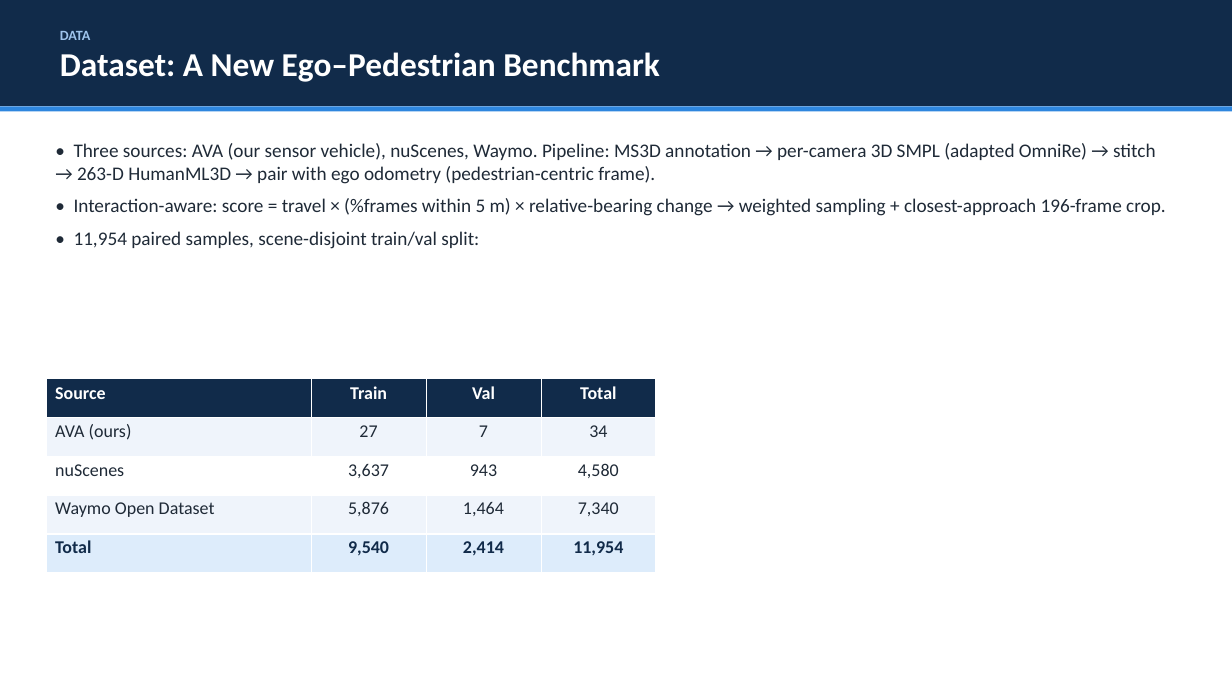
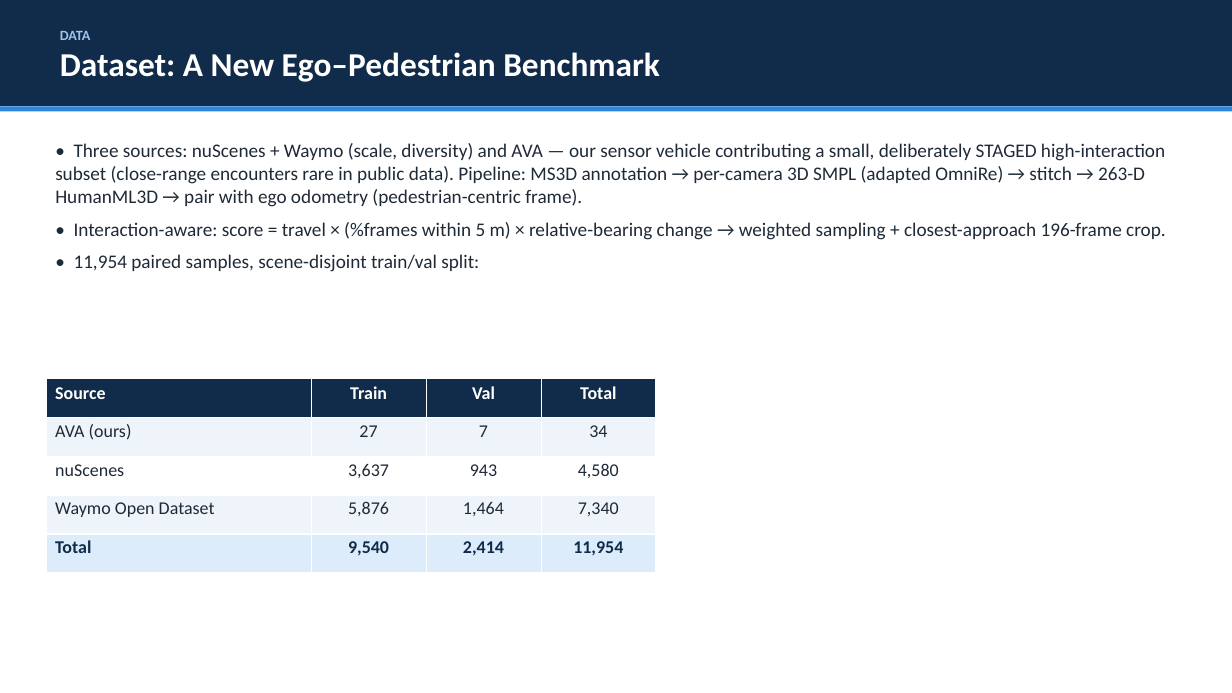
Before and after one commit to ers1804/motion-latent-diffusion, a slide deck: slide 5 of research/to_human/EgoPed_professor_deck.pptx. Drawn at 1232x693 pixels with LibreOffice and Linux fonts; fonts in the diff are those of the drawing. Boxes give left, top, right and bottom in pixels: in the first picture for what was removed or moved away, otherwise in the second. Text is boxed around its words. In the diff, an @@ line names an element or a change of style, - is before the commit and + after.

Commit message:
research(paper): apply signed-off AVA framing — staged high-interaction subset
User signed off the framing. Abstract: 'a small set of staged, highly
interactive encounters recorded with our sensor-equipped research vehicle
(AVA)'. §4.1 opening: two complementary sources — public datasets for
scale/diversity, AVA for close-range staged encounters rare in public data.
Deck dataset slide updated to match. Compiles clean.

```diff
--- a/research/to_human/EgoPed_professor_deck.pptx
+++ b/research/to_human/EgoPed_professor_deck.pptx
@@ text at [55,143,1165,207]: text changed @@
-• Three sources: AVA (our sensor vehicle), nuScenes, Waymo. Pipeline: MS3D annotation → per-camera 3D SMPL (adapted OmniRe) → stitch → 263-D HumanML3D → pair with ego odometry (pedestrian-centric frame).
+• Three sources: nuScenes + Waymo (scale, diversity) and AVA — our sensor vehicle contributing a small, deliberately STAGED high-interaction subset (close-range encounters rare in public data). Pipeline: MS3D annotation → per-camera 3D SMPL (adapted OmniRe) → stitch → 263-D HumanML3D → pair with ego odometry (pedestrian-centric frame).
```
Also in this commit, not shown: 3 other files.
